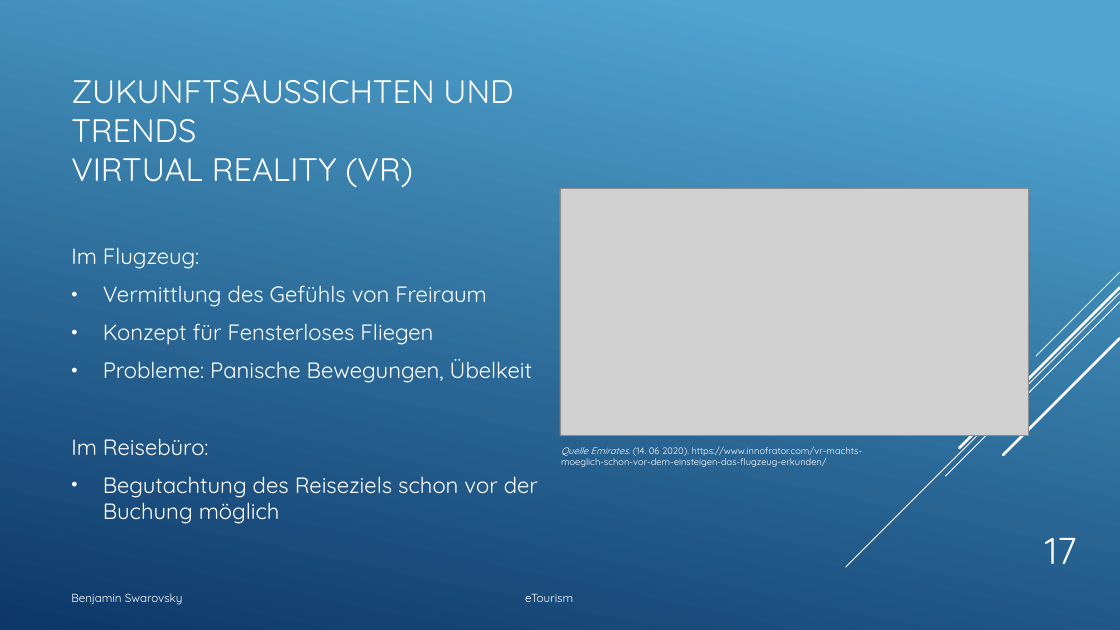
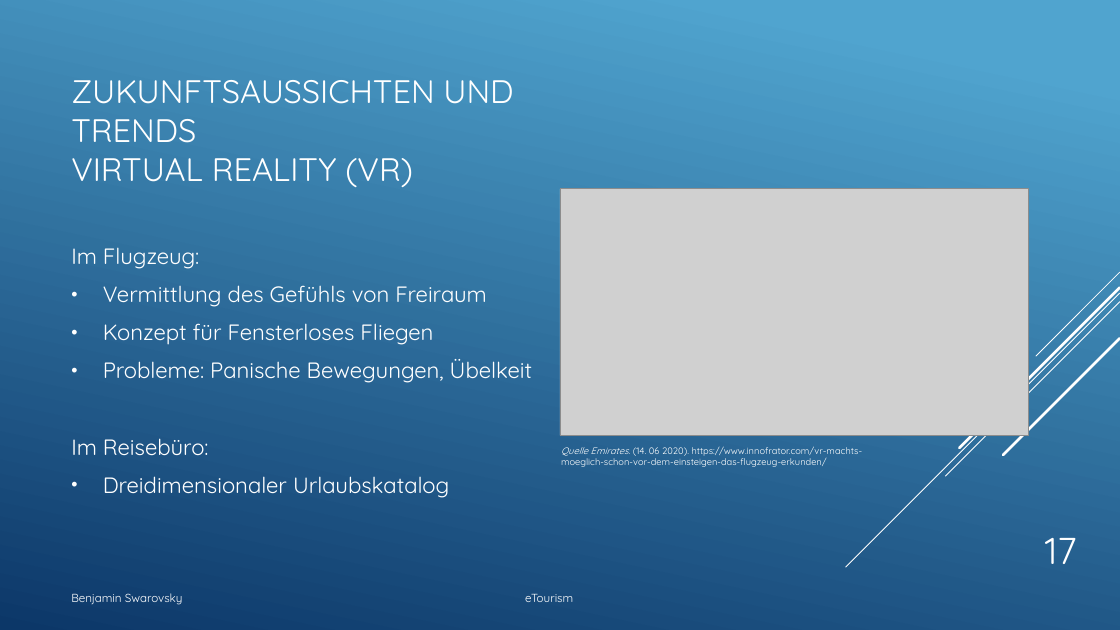
Before and after one commit to BenjaminS01/eTourism, a slide deck: slide 17 of Etourism1.pptx. Drawn at 1120x630 pixels with LibreOffice and Linux fonts; fonts in the diff are those of the drawing; grey boxes stand for pictures. Boxes give left, top, right and bottom in pixels: in the first picture for what was removed or moved away, otherwise in the second. Text is boxed around its words. In the diff, an @@ line names an element or a change of style, - is before the commit and + after.

```diff
--- a/Etourism1.pptx
+++ b/Etourism1.pptx
@@ text at [103, 476, 449, 498]: text changed @@
-• Begutachtung des Reiseziels schon vor der Buchung möglich
+• Dreidimensionaler Urlaubskatalog
```
Also in this commit, not shown: 5 other slides changed.
